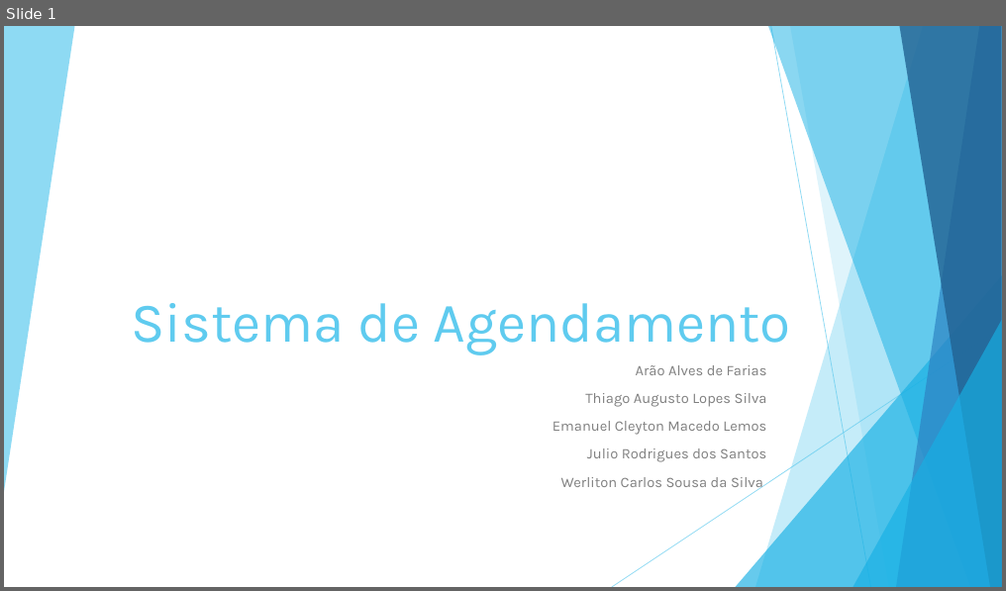
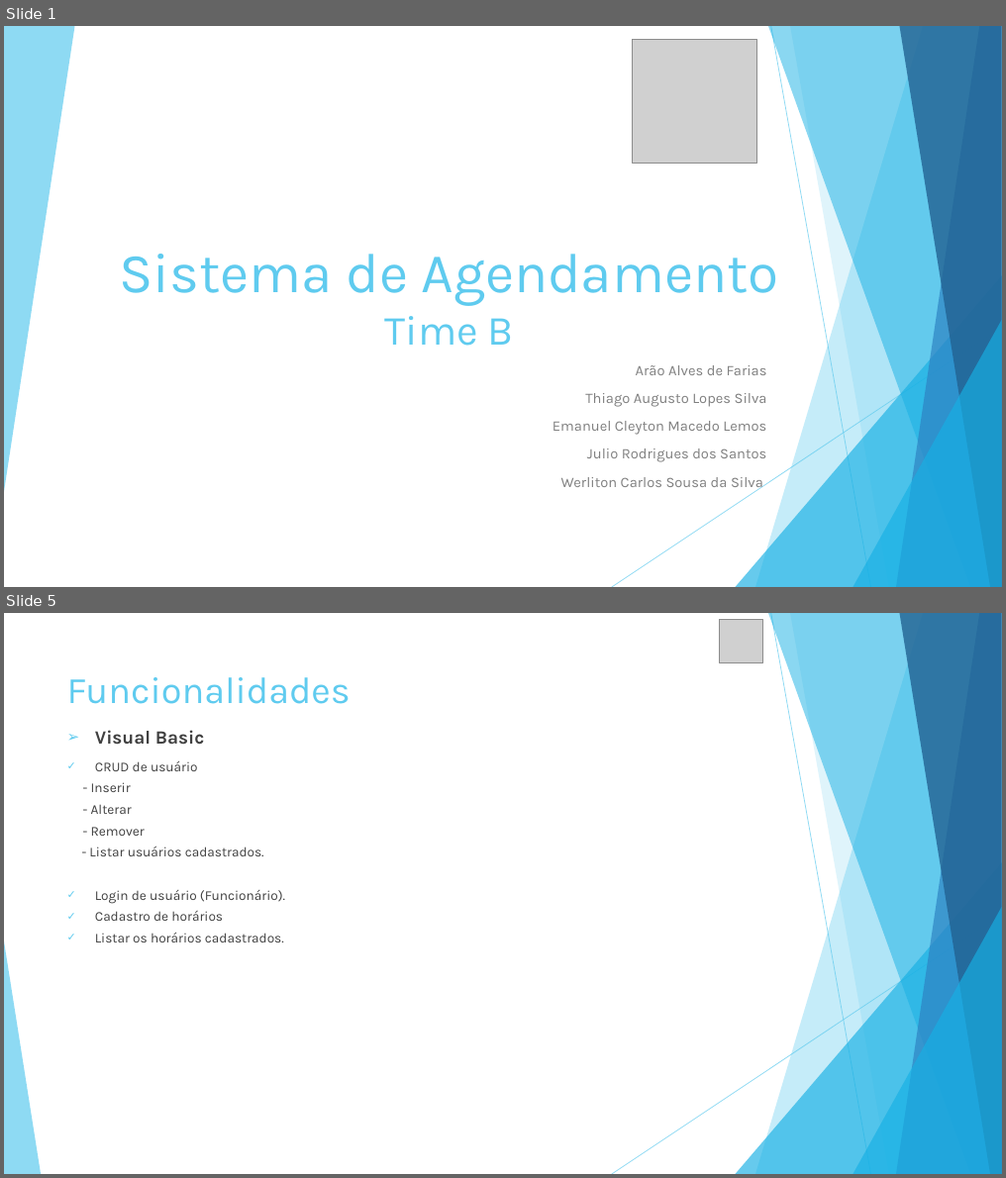
Before and after one commit to julioxrs/PROVA-TIME-B, a slide deck: Documentação/Apresentação/Sistema de Agendamento.pptx. Shown one above the other, each under a label of ours: slide 1 before the commit, slides 1 and 5 after it; the slides between them are not shown. The pictures are 1006x591 and 1006x1178 pixels, drawn with LibreOffice and Linux fonts; fonts in the diff are those of the drawing; grey boxes stand for pictures. Boxes give left, top, right and bottom in pixels: in the first picture for what was removed or moved away, otherwise in the second. Text is boxed around its words. In the diff, an @@ line names an element or a change of style, - is before the commit and + after.

```diff
--- a/Documentação/Apresentação/Sistema de Agendamento.pptx
+++ b/Documentação/Apresentação/Sistema de Agendamento.pptx
@@ slide 5 added at bbox=[4, 613, 1002, 1174], background #FFFFFF; not listed: 9 template elements that a slide beside it also shows @@
@@ picture added at bbox=[720, 620, 763, 663] @@
@@ title added at bbox=[67, 677, 350, 704], 36 pt, text #5FCBEF @@
+Funcionalidades
@@ text added at bbox=[89, 730, 285, 943], 13 pt, text #404040 @@
+➢ Visual Basic
+✓ CRUD de usuário
+- Inserir
+- Alterar
+- Remover
+- Listar usuários cadastrados.
+✓ Login de usuário (Funcionário).
+✓ Cadastro de horários
+✓ Listar os horários cadastrados.
@@ triangle added at bbox=[4, 942, 41, 1174], fill #5FCBEF at 70% opacity @@
@@ slide 1 changed as well @@
@@ picture added at bbox=[633, 40, 757, 163] @@
@@ title at bbox=[120, 254, 779, 346]: text changed @@
-Sistema de Agendamento
+Sistema de Agendamento
+Time B
```
Also in this commit, not shown: 7 other slides added, 1 other file.
